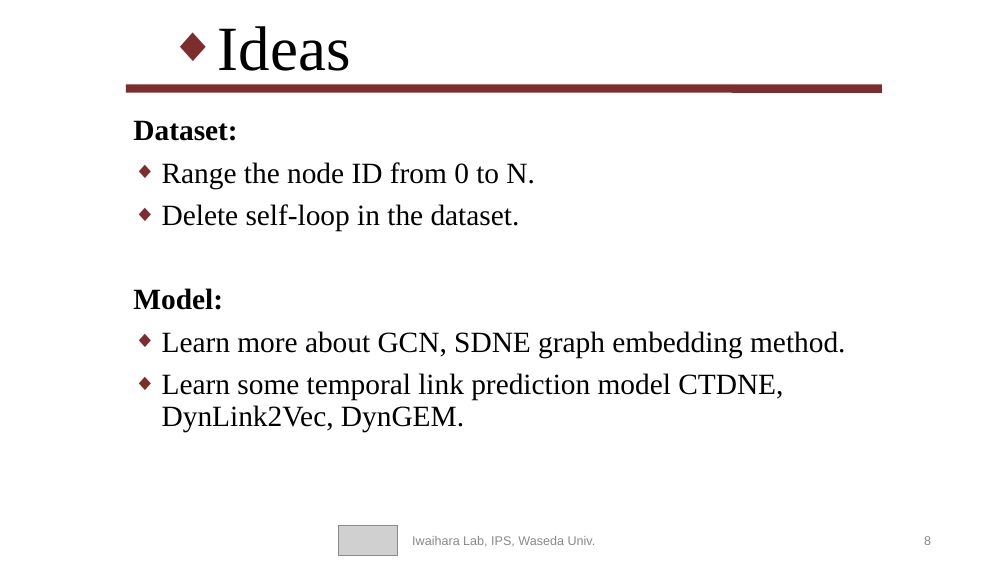
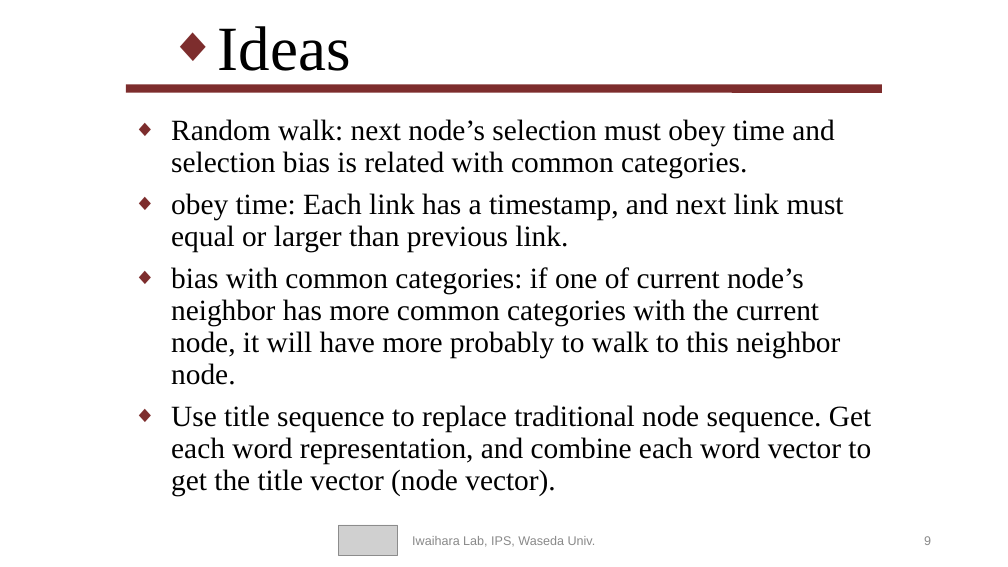
Before and after one commit to f1rstb100d/greedy, a slide deck: slide 9 of MaJiaji_20200604 - 副本.pptx (slide 8 before the commit). Drawn at 1008x567 pixels with LibreOffice and Linux fonts; fonts in the diff are those of the drawing; grey boxes stand for pictures. Boxes give left, top, right and bottom in pixels: in the first picture for what was removed or moved away, otherwise in the second. Text is boxed around its words. In the diff, an @@ line names an element or a change of style, - is before the commit and + after.

```diff
--- a/MaJiaji_20200604 - 副本.pptx
+++ b/MaJiaji_20200604 - 副本.pptx
@@ text at [171, 119, 871, 496]: text changed @@
-Dataset:
-◆ Range the node ID from 0 to N.
-◆ Delete self-loop in the dataset.
-Model:
-◆ Learn more about GCN, SDNE graph embedding method.
-◆ Learn some temporal link prediction model CTDNE, DynLink2Vec, DynGEM.
+◆ Random walk: next node’s selection must obey time and selection bias is related with common categories.
+◆ obey time: Each link has a timestamp, and next link must equal or larger than previous link.
+◆ bias with common categories: if one of current node’s neighbor has more common categories with the current node, it will have more probably to walk to this neighbor node.
+◆ Use title sequence to replace traditional node sequence. Get each word representation, and combine each word vector to get the title vector (node vector).
```
Also in this commit, not shown: 3 other slides changed, 3 slides added, 1 slide removed.
